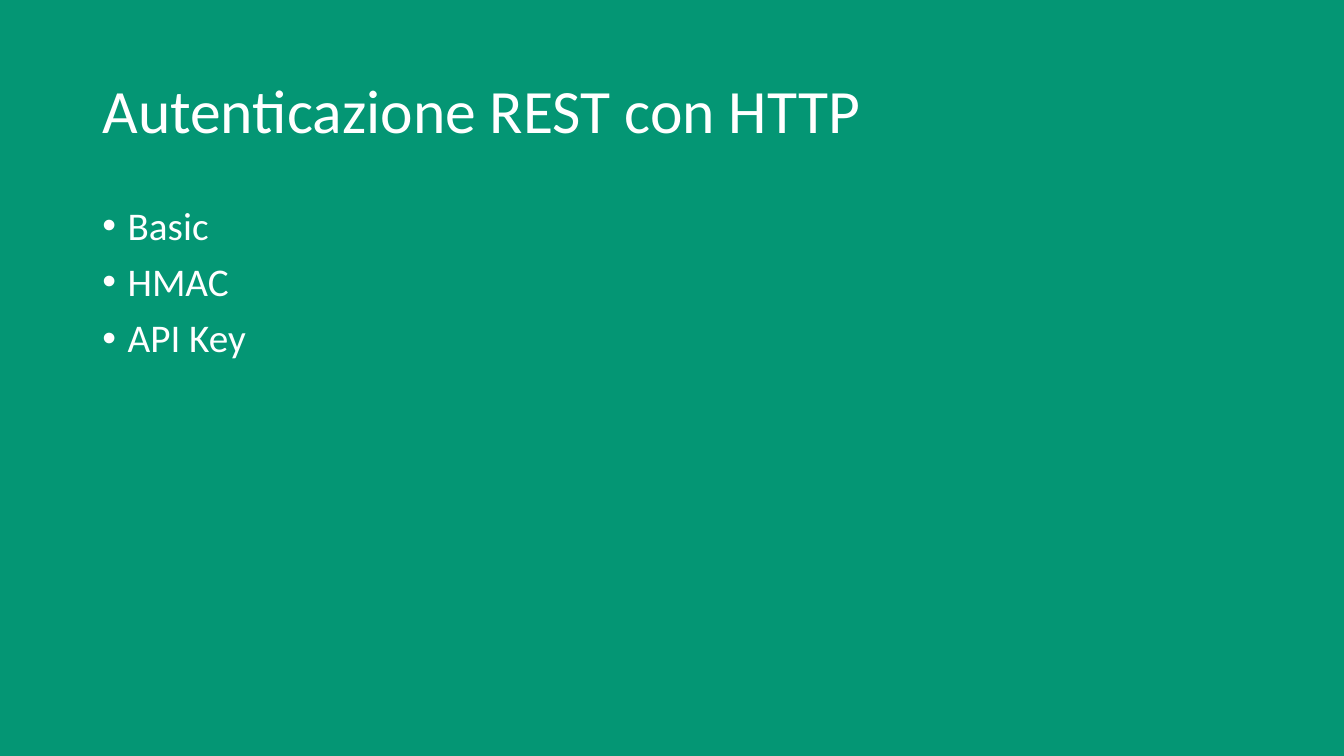
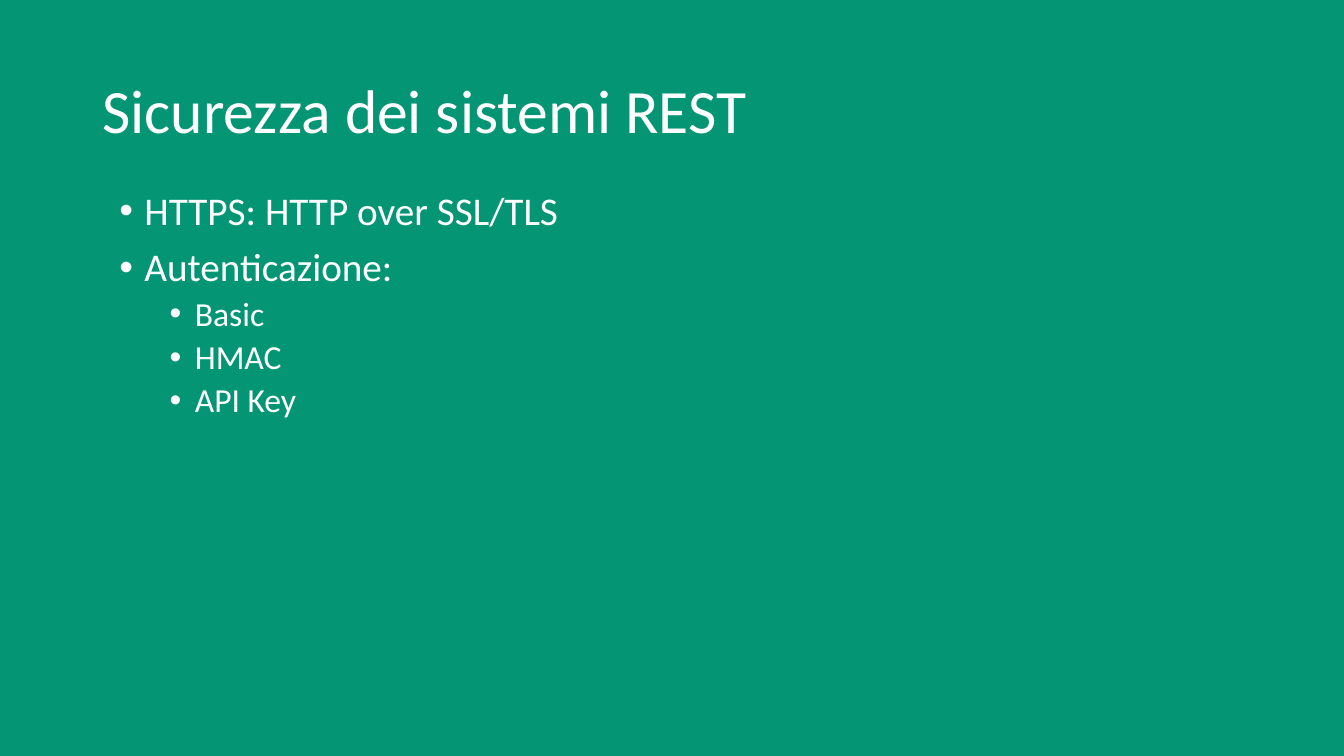
Before and after one commit to vassallocarlo/Tesi-RESTful, a slide deck: slide 14 of REST.pptx. Drawn at 1344x756 pixels with LibreOffice and Linux fonts; fonts in the diff are those of the drawing. Boxes give left, top, right and bottom in pixels: in the first picture for what was removed or moved away, otherwise in the second. Text is boxed around its words. In the diff, an @@ line names an element or a change of style, - is before the commit and + after.

```diff
--- a/REST.pptx
+++ b/REST.pptx
@@ title at [102, 90, 746, 134]: text changed @@
-Autenticazione REST con HTTP
+Sicurezza dei sistemi REST
@@ text "HTTPS: HTTP over SSL/TLS": place and size @@
-text "HTTPS: HTTP over SSL/TLS" at [128, 213, 246, 359]
+text "HTTPS: HTTP over SSL/TLS" at [144, 197, 558, 418]
@@ text at [144, 197, 558, 282]: paragraphs added @@
+• HTTPS: HTTP over SSL/TLS
+• Autenticazione:
@@ text at [195, 303, 297, 418]: size 28 to 24 pt in "Basic", "HMAC", "API Key"; list level 1 to 2 in "Basic"; list level 1 to 2 in "HMAC"; list level 1 to 2 in "API Key" @@
```
Also in this commit, not shown: 2 other slides changed, 3 slides added, 1 other file.
